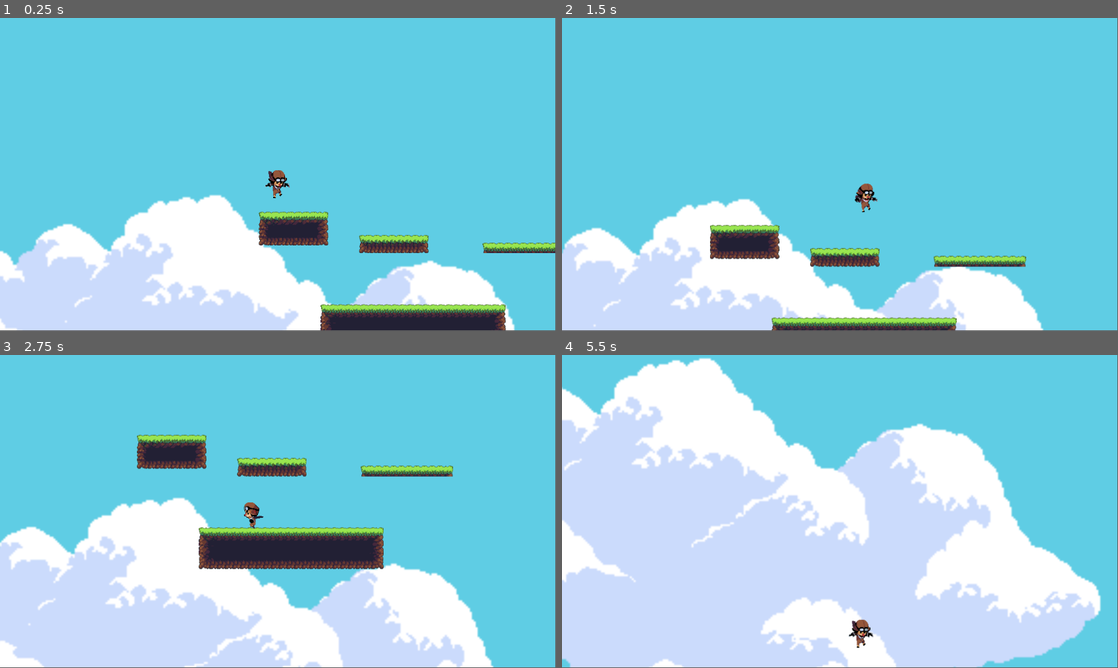
Above: before the commit, frames 1-4 (two rows, left to right).
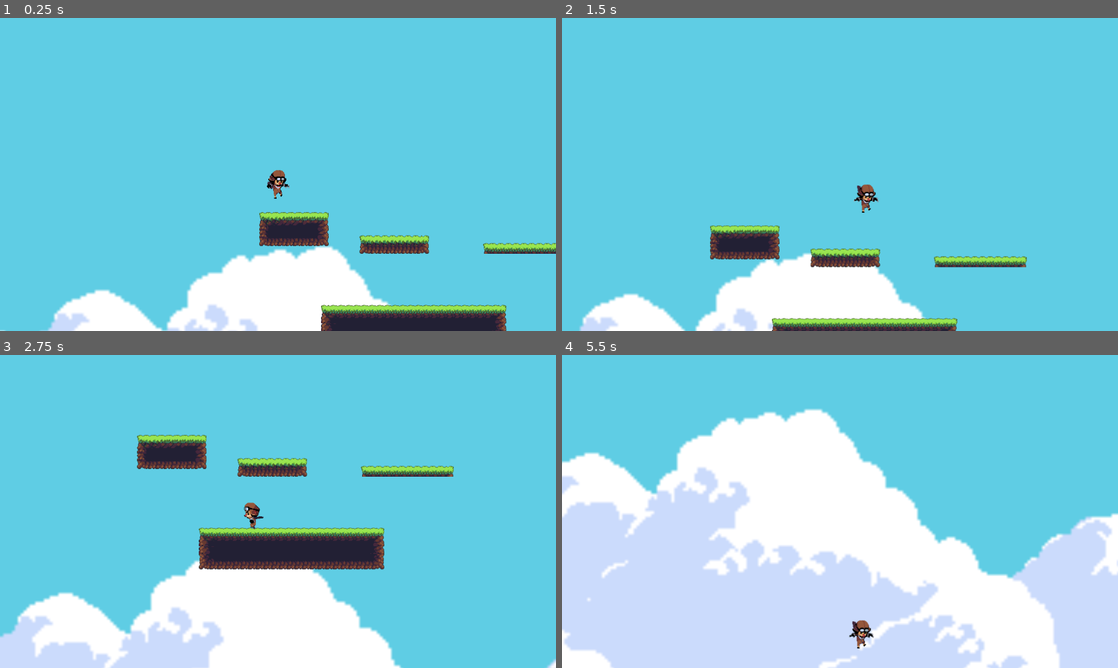
Above: after the commit, the same moments.

Repository: etse/godot-workshop
Game: Godot game, scene res://world.tscn
Two runs of this game, one before a commit and one after it. Both use one fixed random seed, a clock stepped at 60 frames per second and the inputs below.
Inputs:
- Up to frame 1 (0.25 s): no input
- Up to frame 2 (1.5 s): tap Enter (ui_accept) at 0.5, 0.77 s; hold Right (ui_right) from 0.53 s (still down)
- Up to frame 3 (2.75 s): tap Enter (ui_accept) at 1.52 s; release Right (ui_right) at 2.03 s; hold Left (ui_left) from 2.03 s (still down)
- Up to frame 4 (5.5 s): release Left (ui_left) at 2.78 s; hold Right (ui_right) 2.78-4.28 s; tap Enter (ui_accept) at 3.02, 3.77, 4.52 s; hold Left (ui_left) 4.28-5.03 s; hold Right (ui_right) from 5.03 s (still down)
The window is 799x449 before the commit and 800x450 after it. Grey fills any space a smaller window leaves; there, only what the larger window draws over its background counts as a difference.

The runs differ from the first frame. In frame 1, 21% of the frame differs, in the area x 0-100%, y 48-100%; in frame 2, 18%; in frame 3, 25%; in frame 4, 43%, in the area x 0-100%, y 0-100%.

Commit message:
Oppgraderer til godot 4.2

Diff:
--- a/EksempelProsjekt/Player.gd
+++ b/EksempelProsjekt/Player.gd
@@ -40,7 +40,7 @@
 		else:
 			$Sprite2D.play("idle")
 	else:
-		if velocity.y < 0:
+		if velocity.y < 0 and $Sprite2D.animation != "jump":
 			$Sprite2D.play("jump")
-		else:
+		elif velocity.y > 0 and $Sprite2D.animation != "fall":
 			$Sprite2D.play("fall")
--- a/EksempelProsjekt/project.godot
+++ b/EksempelProsjekt/project.godot
@@ -12,5 +12,10 @@
 
 config/name="EksempelProsjekt"
 run/main_scene="res://world.tscn"
-config/features=PackedStringArray("4.1", "Forward Plus")
+config/features=PackedStringArray("4.2", "Forward Plus")
 config/icon="res://icon.svg"
+
+[display]
+
+window/stretch/mode="viewport"
+window/vsync/vsync_mode=0
--- a/EksempelProsjekt/world.tscn
+++ b/EksempelProsjekt/world.tscn
@@ -26,7 +26,7 @@
 }],
 "loop": false,
 "name": &"fall",
-"speed": 5.0
+"speed": 10.0
 }, {
 "frames": [{
 "duration": 1.0,
@@ -45,7 +45,7 @@
 }],
 "loop": false,
 "name": &"jump",
-"speed": 5.0
+"speed": 10.0
 }, {
 "frames": [{
 "duration": 1.0,
@@ -451,7 +451,7 @@
 
 [node name="Sprite2D" type="AnimatedSprite2D" parent="Player"]
 sprite_frames = SubResource("SpriteFrames_8nt2m")
-animation = &"idle"
+animation = &"fall"
 
 [node name="CollisionShape2D" type="CollisionShape2D" parent="Player"]
 visible = false
@@ -471,9 +471,9 @@
 
 [node name="ParallaxLayer" type="ParallaxLayer" parent="ParallaxBackground"]
 motion_scale = Vector2(0.3, 0.3)
-motion_mirroring = Vector2(2560, 2560)
+motion_mirroring = Vector2(3840, 3840)
 
 [node name="Sprite2D" type="Sprite2D" parent="ParallaxBackground/ParallaxLayer"]
 position = Vector2(-138, 91)
-scale = Vector2(4, 4)
+scale = Vector2(6, 6)
 texture = ExtResource("14_jrmpa")
Not shown, changed: 03-tilemaps-og-tilesets.md
Not shown, changed: README.md
